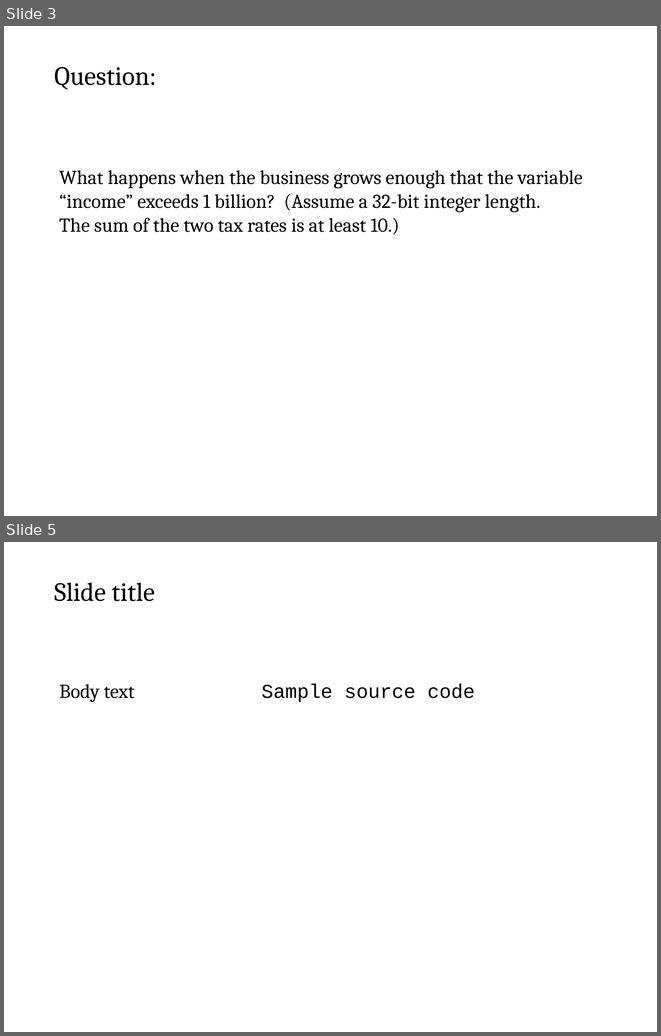
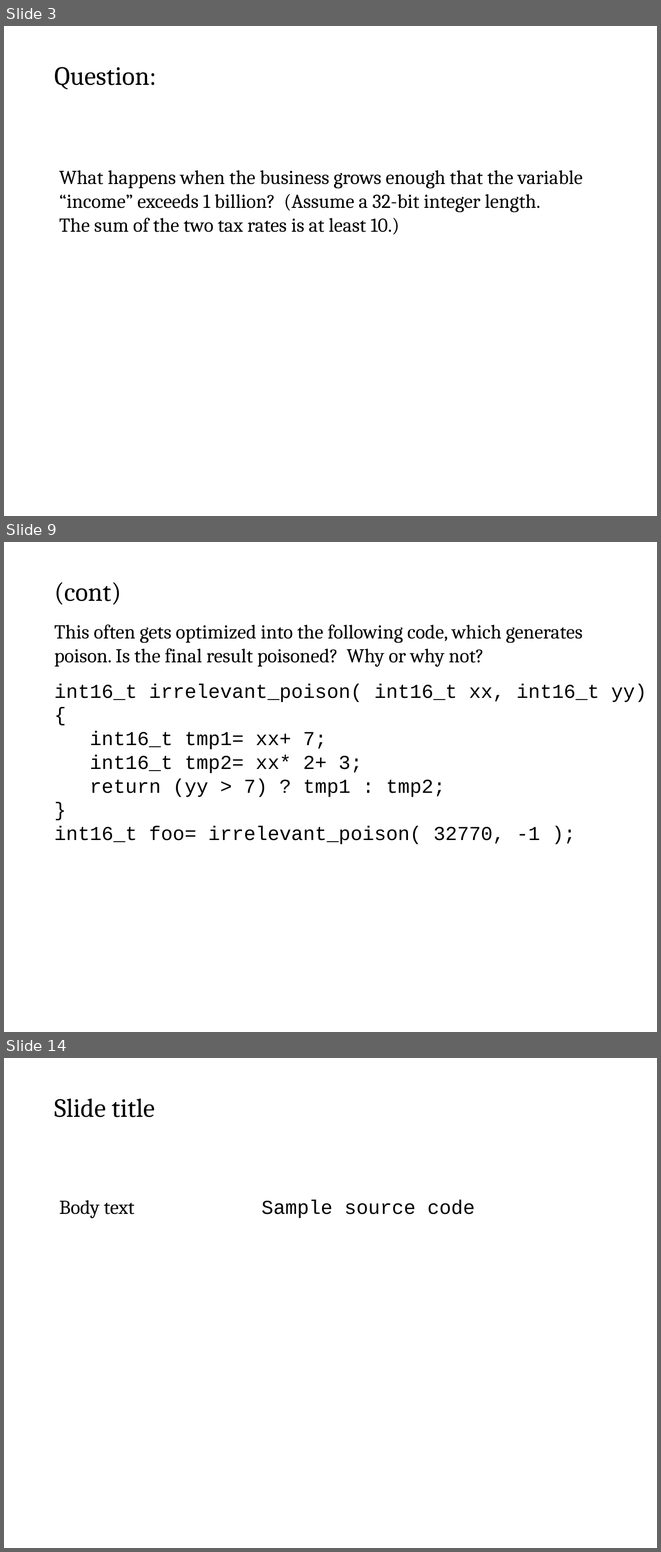
Before and after one commit to cschreiner/lli_undef_fix_admin, a slide deck: doc/poster/2015feb_grad_visit.draft.odp. Shown one above the other, each under a label of ours: slides 3 and 5 before the commit, slides 3, 9 and 14 after it; the slides between them are not shown. The pictures are 661x1036 and 661x1552 pixels, drawn with LibreOffice and Linux fonts; fonts in the diff are those of the drawing. Boxes give left, top, right and bottom in pixels: in the first picture for what was removed or moved away, otherwise in the second. Text is boxed around its words. In the diff, an @@ line names an element or a change of style, - is before the commit and + after.

Commit message:
finished transcribing text from the textual draft

```diff
--- a/doc/poster/2015feb_grad_visit.draft.odp
+++ b/doc/poster/2015feb_grad_visit.draft.odp
@@ slide 9 added at [4, 542, 657, 1032], background #FFFFFF @@
@@ text added at [54, 582, 122, 605], 32 pt, text #000000 @@
+(cont)
@@ text added at [54, 624, 583, 667], 24 pt, text #000000 @@
+This often gets optimized into the following code, which generates
+poison. Is the final result poisoned? Why or why not?
@@ text added at [54, 684, 647, 844], 24 pt, text #000000 @@
+int16_t irrelevant_poison( int16_t xx, int16_t yy)
+{
+int16_t tmp1= xx+ 7;
+int16_t tmp2= xx* 2+ 3;
+return (yy > 7) ? tmp1 : tmp2;
+}
+int16_t foo= irrelevant_poison( 32770, -1 );
@@ what was slide 5 is now slide 14 @@
```
Also in this commit, not shown: 1 slide changed, 8 other slides added.
